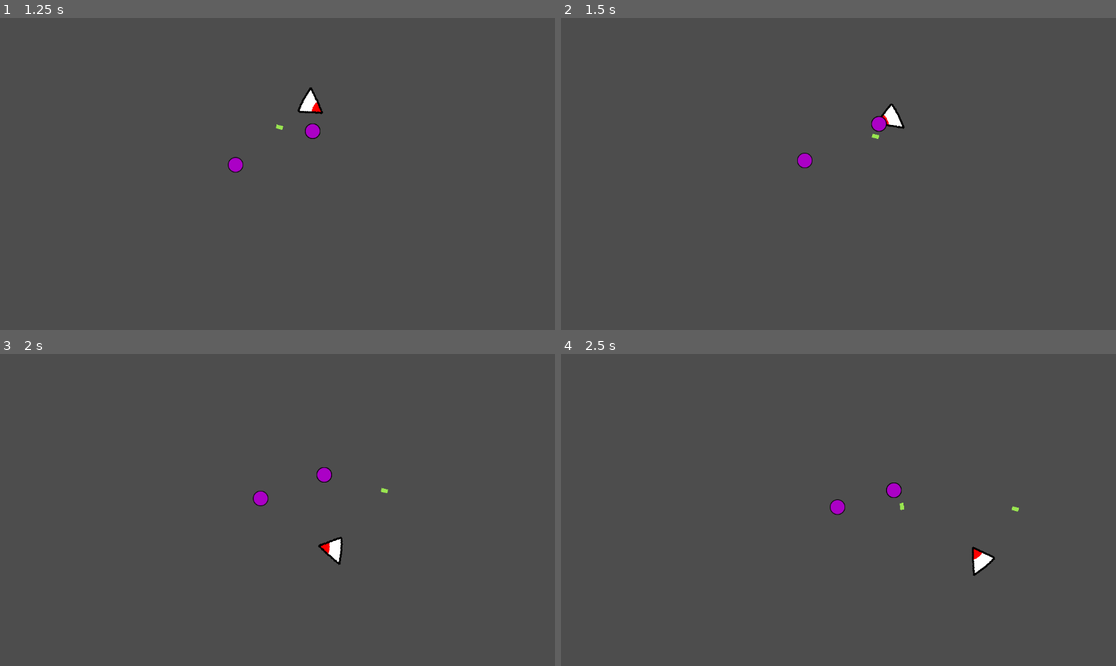
Above: before the commit, frames 1-4 (two rows, left to right).
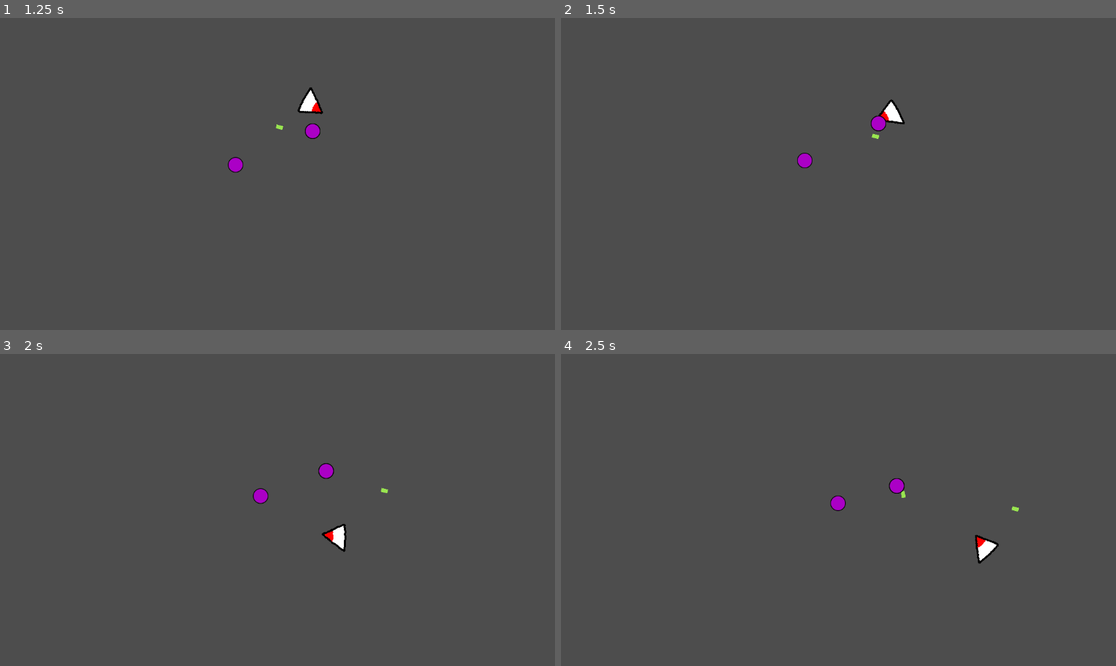
Above: after the commit, the same moments.

Repository: RyanDavidsonDev/GMTK2024-repo
Game: Godot game, scene res://RyanFolder/Scenes/RyanScene.tscn
Same seed, same stepped clock (60 frames per second), same inputs: the game is played once before the commit and once after it.
Inputs (mouse positions are in pixels of both pictures, inside the frame that each line leads up to):
- Up to frame 1 (1.25 s): move the mouse to (399, 158) at 0.52 s; hold D (move_right) from 0.53 s (still down); tap Space (shoot) at 0.6 s
- Up to frame 2 (1.5 s): move the mouse to (727, 189) at 1.27 s; release D (move_right) at 1.28 s; hold S (move_down) from 1.28 s (still down); tap Space (shoot) at 1.35 s
- Up to frame 3 (2 s): keep holding S (move_down)
- Up to frame 4 (2.5 s): move the mouse to (894, 441) at 2.02 s; release S (move_down) at 2.03 s; hold D (move_right) from 2.03 s (still down); tap Space (shoot) at 2.1 s

Frame 1 is identical in both runs. In frame 2, 0.2% of the frame differs, in the area x 55-62%, y 26-37%; in frame 3, 0.5%; in frame 4, 0.6%, in the area x 48-79%, y 39-72%.

Commit message:
player takes damage (basic version)

Diff:
--- a/gmtk2024-project/RyanFolder/Scenes/Pellet.tscn
+++ b/gmtk2024-project/RyanFolder/Scenes/Pellet.tscn
@@ -2,10 +2,21 @@
 
 [ext_resource type="Script" path="res://RyanFolder/Scripts/pellet.gd" id="1_iy6yu"]
 [ext_resource type="Texture2D" uid="uid://bvhnhfj025f11" path="res://RyanFolder/Assets/placeholderPellet.png" id="2_k7h1r"]
-[ext_resource type="Script" path="res://scripts/combat/hurtbox.gd" id="3_5k8eb"]
 
 [sub_resource type="RectangleShape2D" id="RectangleShape2D_y58xq"]
 size = Vector2(8, 14)
+
+[sub_resource type="GDScript" id="GDScript_xlyar"]
+script/source = "extends Node
+
+@export var damage : float = 10.0
+
+func _on_area_entered(area: Area2D) -> void:
+	if area is Hitbox:
+		var attack = Attack.new()
+		attack.damage = damage
+		area.damage(attack)
+"
 
 [node name="Pellet" type="Area2D"]
 collision_layer = 8
@@ -19,7 +30,7 @@
 texture = ExtResource("2_k7h1r")
 
 [node name="HurtBox" type="Node" parent="."]
-script = ExtResource("3_5k8eb")
+script = SubResource("GDScript_xlyar")
 
 [connection signal="area_entered" from="." to="." method="_on_area_entered"]
 [connection signal="area_entered" from="." to="HurtBox" method="_on_area_entered"]
--- a/gmtk2024-project/RyanFolder/Scenes/player.tscn
+++ b/gmtk2024-project/RyanFolder/Scenes/player.tscn
@@ -1,18 +1,23 @@
-[gd_scene load_steps=4 format=3 uid="uid://xgr1i7wcarxt"]
+[gd_scene load_steps=7 format=3 uid="uid://xgr1i7wcarxt"]
 
 [ext_resource type="Script" path="res://RyanFolder/Scripts/Player.gd" id="1_tqj0c"]
 [ext_resource type="Texture2D" uid="uid://d1o7bpan07m46" path="res://RyanFolder/Assets/PlaceholderPlayer.bmp" id="2_rj7hd"]
+[ext_resource type="Script" path="res://scripts/combat/hitbox.gd" id="3_1vlg2"]
+[ext_resource type="Script" path="res://scripts/combat/health.gd" id="4_qsoap"]
 
-[sub_resource type="CircleShape2D" id="CircleShape2D_tcdpd"]
+[sub_resource type="CircleShape2D" id="CircleShape2D_dcwly"]
+radius = 34.0147
 
-[node name="Player" type="CharacterBody2D" groups=["player"]]
+[sub_resource type="CircleShape2D" id="CircleShape2D_q171v"]
+radius = 17.72
+
+[node name="Player" type="CharacterBody2D" node_paths=PackedStringArray("hitbox", "health") groups=["player"]]
 collision_layer = 2
 collision_mask = 3
 script = ExtResource("1_tqj0c")
 move_speed = 400.0
-
-[node name="CollisionBody" type="CollisionShape2D" parent="."]
-shape = SubResource("CircleShape2D_tcdpd")
+hitbox = NodePath("Hitbox")
+health = NodePath("Health")
 
 [node name="Sprite2D" type="Sprite2D" parent="."]
 texture = ExtResource("2_rj7hd")
@@ -20,4 +25,18 @@
 [node name="RayCast2D" type="RayCast2D" parent="."]
 collision_mask = 3
 
-[node name="Node" type="Node" parent="."]
+[node name="Hitbox" type="Area2D" parent="."]
+script = ExtResource("3_1vlg2")
+
+[node name="CollisionShape2D" type="CollisionShape2D" parent="Hitbox"]
+shape = SubResource("CircleShape2D_dcwly")
+
+[node name="CollisionShape2D" type="CollisionShape2D" parent="."]
+position = Vector2(0, 3)
+shape = SubResource("CircleShape2D_q171v")
+
+[node name="Health" type="Node" parent="."]
+script = ExtResource("4_qsoap")
+max_health = 100
+
+[connection signal="area_entered" from="Hitbox" to="." method="_on_hitbox_area_entered"]
--- a/gmtk2024-project/RyanFolder/Scripts/Player.gd
+++ b/gmtk2024-project/RyanFolder/Scripts/Player.gd
@@ -7,10 +7,17 @@
 @onready var ray_cast_2d: RayCast2D = $RayCast2D
 @export var move_speed: float = 200
 @export var size: float  = 200
+@export var hitbox : Hitbox
+
+@export var health :Health
+
 var move_dir:Vector2 = Vector2.ZERO
 var mouse_dir:Vector2 #used for physics calculations
 var look_dir:float #used for setting sprite direction
 var dead : bool = false
+
+func _ready():
+	hitbox.damaged.connect(ReceiveDamage)
 
 func _process(delta):
 	#if Input.is_action_just_pressed("exit"):
@@ -44,3 +51,13 @@
 	if dead:
 		return
 	print("you died")
+
+
+func ReceiveDamage(attack: Attack):
+	health.damage(attack.damage)
+	print("current health: " + str(health.current_health))
+
+
+func _on_hitbox_area_entered(area: Area2D) -> void:
+	print("get hit")
+	pass # Replace with function body.
--- a/gmtk2024-project/scenes/enemy.tscn
+++ b/gmtk2024-project/scenes/enemy.tscn
@@ -9,6 +9,7 @@
 [ext_resource type="Script" path="res://tiago-dev/scripts/enemy_animator.gd" id="7_fu5t4"]
 [ext_resource type="Script" path="res://scripts/combat/health.gd" id="8_hrorx"]
 [ext_resource type="Script" path="res://scripts/combat/hitbox.gd" id="9_yhact"]
+[ext_resource type="Script" path="res://scripts/combat/hurtbox.gd" id="10_4pde3"]
 
 [sub_resource type="CircleShape2D" id="CircleShape2D_hxmrb"]
 radius = 14.5602
@@ -46,7 +47,7 @@
 
 [node name="HitBox" type="Area2D" parent="."]
 collision_layer = 2
-collision_mask = 8
+collision_mask = 9
 script = ExtResource("9_yhact")
 
 [node name="CollisionShape2D" type="CollisionShape2D" parent="HitBox"]
@@ -66,3 +67,8 @@
 
 [node name="Chase" type="Node" parent="StateMachine"]
 script = ExtResource("4_ofjmg")
+
+[node name="HurtBox" type="Node" parent="."]
+script = ExtResource("10_4pde3")
+
+[connection signal="area_entered" from="HitBox" to="HurtBox" method="_on_area_entered"]
--- /dev/null
+++ b/gmtk2024-project/scenes/hitbox.tscn
@@ -0,0 +1,12 @@
+[gd_scene load_steps=3 format=3 uid="uid://mnqe20euxiyu"]
+
+[ext_resource type="Script" path="res://scripts/combat/hitbox.gd" id="1_p451o"]
+
+[sub_resource type="CircleShape2D" id="CircleShape2D_4yxy8"]
+
+[node name="Hitbox" type="Area2D"]
+script = ExtResource("1_p451o")
+
+[node name="CollisionShape2D" type="CollisionShape2D" parent="."]
+visible = false
+shape = SubResource("CircleShape2D_4yxy8")
--- a/gmtk2024-project/scripts/Enemy.gd
+++ b/gmtk2024-project/scripts/Enemy.gd
@@ -16,7 +16,7 @@
 	health.health_changed.connect(_on_health_changed)
 
 func _receive_damage(attack : Attack):
-	health.change(attack.damage)
+	health.damage(attack.damage)
 
 func _on_health_changed(previous_health: float, current_health: float) -> void:
 	#print("prev: ", previous_health, "cur: ", current_health)
--- a/gmtk2024-project/scripts/combat/health.gd
+++ b/gmtk2024-project/scripts/combat/health.gd
@@ -9,7 +9,7 @@
 func _ready():
 	reset()
 
-func change(value : float) -> void:
+func damage(value : float) -> void:
 	var previous_health = current_health + 0.0
 	current_health = current_health - value
 
--- a/gmtk2024-project/scripts/combat/hitbox.gd
+++ b/gmtk2024-project/scripts/combat/hitbox.gd
@@ -1,5 +1,6 @@
 class_name Hitbox
 extends Area2D
+
 
 signal damaged(value: Attack)
 
--- a/gmtk2024-project/tiago-dev/scenes/enemy-gym.tscn
+++ b/gmtk2024-project/tiago-dev/scenes/enemy-gym.tscn
@@ -3,7 +3,18 @@
 [ext_resource type="PackedScene" uid="uid://jk6em5rt3j8o" path="res://scenes/enemy.tscn" id="1_jtx0h"]
 [ext_resource type="Script" path="res://tiago-dev/scripts/follow_mouse.gd" id="1_ps1ln"]
 [ext_resource type="Texture2D" uid="uid://hl8jrxqemebn" path="res://tiago-dev/assets/enemy.png" id="2_aayhr"]
-[ext_resource type="Script" path="res://scripts/combat/hurtbox.gd" id="3_ncnee"]
+
+[sub_resource type="GDScript" id="GDScript_xlyar"]
+script/source = "extends Node
+
+@export var damage : float = 10.0
+
+func _on_area_entered(area: Area2D) -> void:
+	if area is Hitbox:
+		var attack = Attack.new()
+		attack.damage = damage
+		area.damage(attack)
+"
 
 [sub_resource type="CircleShape2D" id="CircleShape2D_gybjq"]
 radius = 27.4591
@@ -26,7 +37,7 @@
 [node name="HurtBox" type="Area2D" parent="Player"]
 collision_layer = 8
 collision_mask = 2
-script = ExtResource("3_ncnee")
+script = SubResource("GDScript_xlyar")
 
 [node name="CollisionShape2D" type="CollisionShape2D" parent="Player/HurtBox"]
 shape = SubResource("CircleShape2D_gybjq")
Not shown: 1 places in gmtk2024-project/scenes/enemy.tscn that only renumber resources
Not shown, added: gmtk2024-project/RyanFolder/Scenes/Rya5010.tmp
